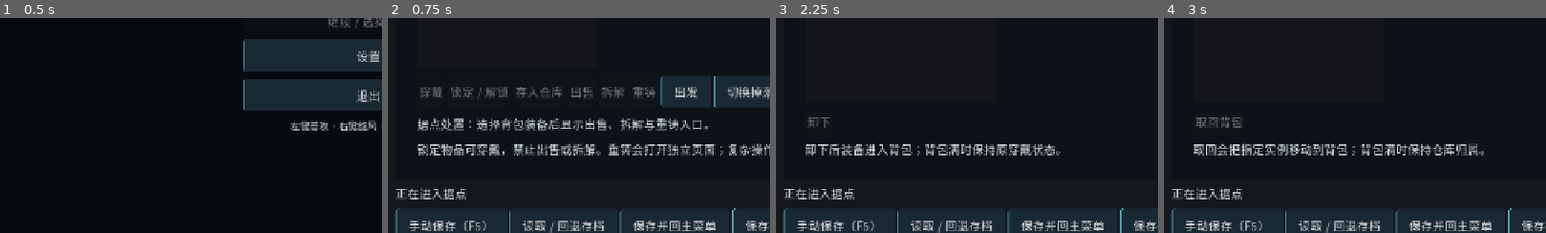
Above: before the commit, frames 1-4 (left to right).
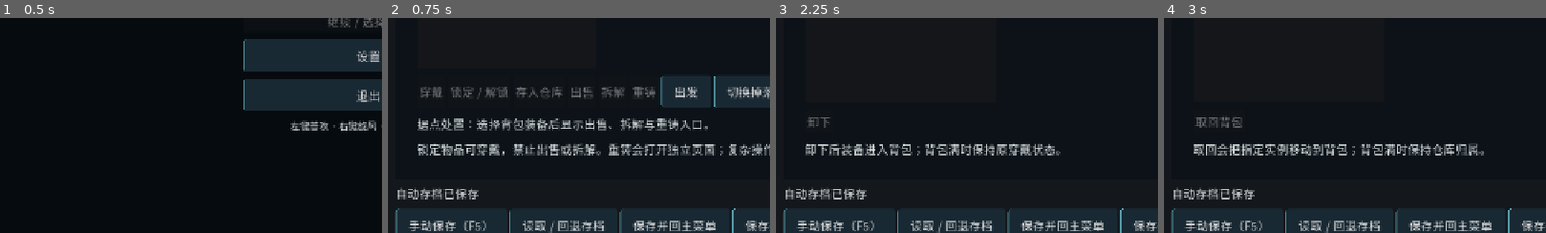
Above: after the commit, the same moments.

Repository: w7775p/relic-ARPG
Game: Godot game, scene res://app/boot/boot.tscn
The game is run twice, just before and just after one commit, with the same random seed, the same clock (stepped at 60 frames per second) and the same inputs.
Inputs:
- Up to frame 1 (0.5 s): no input
- Up to frame 2 (0.75 s): click "新建角色" at 0.5 s
- Up to frame 3 (2.25 s): click "背包" at 1.25 s; click "已装备" at 2 s
- Up to frame 4 (3 s): click "仓库" at 2.75 s
The pictures show only the part of the screen within x 2-52%, y 50-100%; the shares and areas given below are measured in that part.

Frame 1 is identical in both runs. In frame 2, 0.7% of the frame differs, in the area x 2-24%, y 78-85%; in frame 3, 0.7%; in frame 4, 0.7%.
Error before the commit: Invalid access to property or key 'inventory_panel' on a base object of type 'Control (HubHUD)'. (res://world/hub/hub.gd:52)

Commit message:
refactor: 删除 Hub 控制器兼容 UI 入口

Diff:
--- a/game/world/hub/hub.gd
+++ b/game/world/hub/hub.gd
@@ -15,12 +15,6 @@
 		game_session.modules.character.touch()
 
 @onready var hud: HubHUD = $HubHUD
-var panel: BackpackPage
-var salvage_button: Button
-var salvage_info: Label
-var reforge_selector: OptionButton
-var reforge_button: Button
-var reforge_info: Label
 var slots: Control
 var _timer: Timer
 var _transitioning: bool = false
@@ -48,13 +42,6 @@
 	hud.retry_requested.connect(_on_retry_pressed)
 	hud.menu_requested.connect(_on_menu_pressed)
 	hud.quit_requested.connect(_on_quit_pressed)
-	# 兼容现有自动回归入口；玩法代码不再直接搭建这些控件。
-	panel = hud.inventory_panel
-	salvage_button = hud.salvage_button
-	salvage_info = hud.salvage_info
-	reforge_selector = hud.reforge_selector
-	reforge_button = hud.reforge_button
-	reforge_info = hud.reforge_info
 	slots = SLOTS.instantiate()
 	add_child(slots)
 	slots.closed.connect(_on_slots_closed)
@@ -154,29 +141,13 @@
 func _on_quit_pressed() -> void:
 	request_transition("quit")
 
-## 据点向共用背包面板声明当前位置能力。
+## 据点向业务服务声明当前位置能力。
 func is_hub() -> bool:
 	return true
 
 ## Hub 没有战斗世界；具体页面显隐交给 HUD 总控。
 func toggle_inventory() -> void:
 	hud.toggle_inventory()
-
-## 兼容现有回归入口，实际拆解 UI 刷新由 HubHUD 负责。
-func _refresh_salvage_ui() -> void:
-	hud.refresh_inventory_actions()
-
-## 兼容现有回归入口；只准备隐藏重铸页预览，不向背包布局注入控件。
-func _refresh_reforge_ui() -> void:
-	hud.prime_reforge_from_selection()
-
-## 兼容旧入口，实际点击行为交给 HubHUD 当前模块。
-func _on_salvage_pressed() -> void:
-	hud._on_salvage_requested(hud.selected_item_id())
-
-## 兼容旧入口，打开当前选中装备的独立重铸页面。
-func _on_reforge_pressed() -> void:
-	hud.open_selected_reforge()
 
 ## 提供给测试和后续据点 UI 的稳定 ID 拆解预览。
 func salvage_preview(item_id: String) -> Dictionary:
